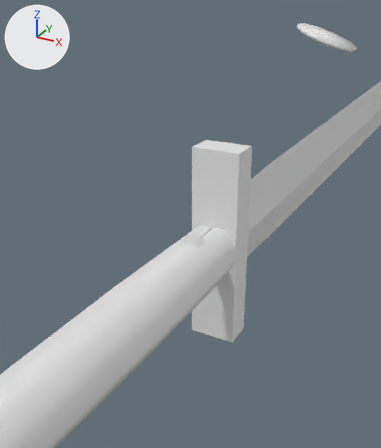
A saved change to the glTF model models/characters/lieutenant_props.glb.
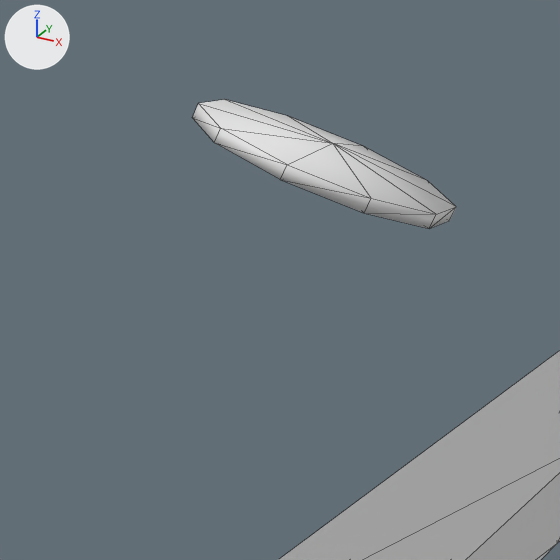
Each version appears first from a 50 mm camera at (0.1113, -0.1525, 0.1262) aimed at (-0.0003, 0.0504, 0.0248), and next in a close-up on the part from 66% to 100% of the width and 0% to 29% of the height. Every picture has the same lights, and +X, +Y and +Z are marked at upper left. The first two pictures are the older version. The close-ups show mesh edges as thin lines. Vertices at exactly the same position are counted once.

The scene before the commit, as lines of its bpy script (objects in view):
```python
me_blademesh = bpy.data.meshes.new('BladeMesh')
me_blademesh.from_pydata(...)  # 55 vertices, 84 faces; spans x -0.017..0.017, y -0.136..0.87, z -0.055..0.055
me_blademesh.materials.append(mat_lieutenant)  # white #e7e7e7
me_visor = bpy.data.meshes.new('Visor')
me_visor.from_pydata(...)  # 22 vertices, 40 faces; spans x 0.0256..0.0533, y 0.0977..0.1283, z 0.1005..0.1124
me_visor.materials.append(mat_lieutenant)  # white #e7e7e7
ob_blademesh = bpy.data.objects.new('BladeMesh', me_blademesh)
ob_blademesh.location = (0.0, 0.0, 0.0)
ob_visor = bpy.data.objects.new('Visor', me_visor)
ob_visor.location = (0.0, 0.0, 0.0)
```
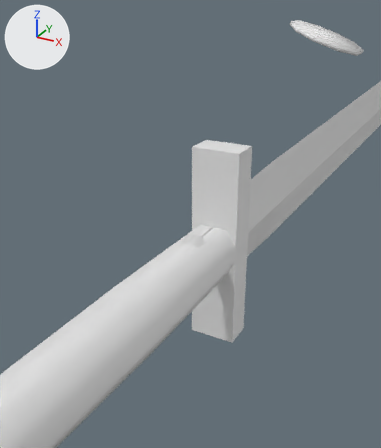
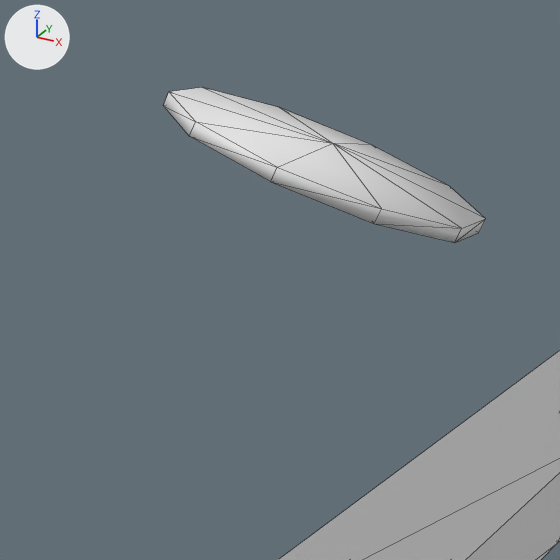
Location of each change, (x1, y1, x2, y2) in pixels of the close-ups (560 x 560 px):
```json
{"object": "Visor", "change": "reshaped", "before": [192, 99, 456, 229], "after": [163, 87, 485, 243], "on screen": "22% wider, 20% taller"}
```

Scene script edits in JSON lines:
```json
{"block": "me_visor", "where": "# used by ob_visor; location = (0.0, 0.0, 0.0)"}
{"op": "remove", "block": "me_visor", "code": "me_visor.from_pydata(...)  # 22 vertices, 40 faces; spans x 0.0256..0.0533, y 0.0977..0.1283, z 0.1005..0.1124"}
{"op": "add", "block": "me_visor", "code": "me_visor.from_pydata(...)  # 22 vertices, 40 faces; spans x 0.0225..0.0563, y 0.0943..0.1318, z 0.0993..0.1136"}
{"block": "me_visor", "change": "me_visor part 1"}
{"op": "set", "path": "me_visor.vertices[0].co", "old": "(0.0391, 0.0977, 0.1057)", "new": "(0.0391, 0.0943, 0.1057)", "note": "pixel (280, 179) -> pixel (270, 181)"}
{"op": "set", "path": "me_visor.vertices[1].co", "old": "(0.0475, 0.1007, 0.1025)", "new": "(0.0494, 0.0979, 0.1018)", "note": "pixel (364, 213) -> pixel (374, 223)"}
{"op": "set", "path": "me_visor.vertices[2].co", "old": "(0.0527, 0.1083, 0.1005)", "new": "(0.0558, 0.1072, 0.0993)", "note": "pixel (429, 228) -> pixel (454, 242)"}
{"op": "set", "path": "me_visor.vertices[3].co", "old": "(0.0527, 0.1177, 0.1005)", "new": "(0.0558, 0.1188, 0.0993)", "note": "pixel (449, 220) -> pixel (478, 232)"}
{"op": "set", "path": "me_visor.vertices[4].co", "old": "(0.0475, 0.1254, 0.1025)", "new": "(0.0494, 0.1282, 0.1018)"}
{"op": "set", "path": "me_visor.vertices[5].co", "old": "(0.0391, 0.1283, 0.1057)", "new": "(0.0391, 0.1318, 0.1057)"}
{"op": "set", "path": "me_visor.vertices[6].co", "old": "(0.0307, 0.1254, 0.1089)", "new": "(0.0288, 0.1282, 0.1097)"}
{"op": "set", "path": "me_visor.vertices[7].co", "old": "(0.0256, 0.1177, 0.1109)", "new": "(0.0225, 0.1188, 0.1121)"}
{"op": "set", "path": "me_visor.vertices[8].co", "old": "(0.0256, 0.1083, 0.1109)", "new": "(0.0225, 0.1072, 0.1121)", "note": "pixel (192, 117) -> pixel (163, 105)"}
{"op": "set", "path": "me_visor.vertices[9].co", "old": "(0.0307, 0.1007, 0.1089)", "new": "(0.0288, 0.0979, 0.1097)", "note": "pixel (214, 142) -> pixel (189, 136)"}
{"op": "set", "path": "me_visor.vertices[10].co", "old": "(0.0397, 0.0977, 0.1072)", "new": "(0.0397, 0.0943, 0.1072)", "note": "pixel (287, 164) -> pixel (277, 167)"}
{"op": "set", "path": "me_visor.vertices[11].co", "old": "(0.0481, 0.1007, 0.104)", "new": "(0.05, 0.0979, 0.1032)", "note": "pixel (371, 198) -> pixel (381, 208)"}
{"op": "set", "path": "me_visor.vertices[12].co", "old": "(0.0533, 0.1083, 0.102)", "new": "(0.0563, 0.1072, 0.1008)", "note": "pixel (436, 214) -> pixel (461, 228)"}
{"op": "set", "path": "me_visor.vertices[13].co", "old": "(0.0533, 0.1177, 0.102)", "new": "(0.0563, 0.1188, 0.1008)", "note": "pixel (456, 206) -> pixel (485, 218)"}
{"op": "set", "path": "me_visor.vertices[14].co", "old": "(0.0481, 0.1254, 0.104)", "new": "(0.05, 0.1282, 0.1032)", "note": "pixel (427, 180) -> pixel (449, 186)"}
{"op": "set", "path": "me_visor.vertices[15].co", "old": "(0.0397, 0.1283, 0.1072)", "new": "(0.0397, 0.1318, 0.1072)", "note": "pixel (363, 146) -> pixel (371, 144)"}
{"op": "set", "path": "me_visor.vertices[16].co", "old": "(0.0313, 0.1254, 0.1104)", "new": "(0.0294, 0.1282, 0.1111)", "note": "pixel (287, 115) -> pixel (279, 107)"}
{"op": "set", "path": "me_visor.vertices[17].co", "old": "(0.0261, 0.1177, 0.1124)", "new": "(0.023, 0.1188, 0.1136)", "note": "pixel (224, 99) -> pixel (202, 87)"}
{"op": "set", "path": "me_visor.vertices[18].co", "old": "(0.0261, 0.1083, 0.1124)", "new": "(0.023, 0.1072, 0.1136)", "note": "pixel (198, 103) -> pixel (168, 91)"}
{"op": "set", "path": "me_visor.vertices[19].co", "old": "(0.0313, 0.1007, 0.1104)", "new": "(0.0294, 0.0979, 0.1111)", "note": "pixel (220, 128) -> pixel (195, 121)"}
```
